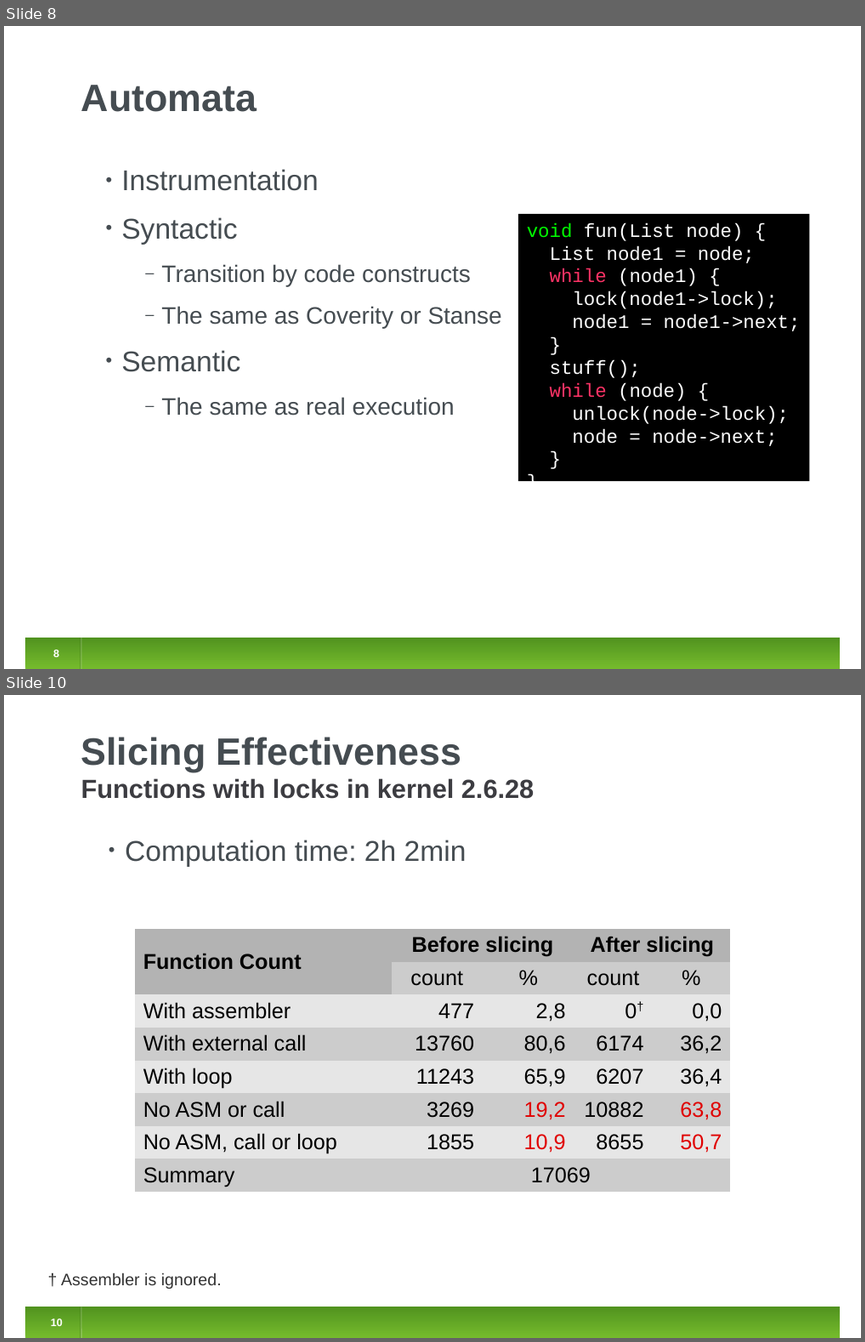
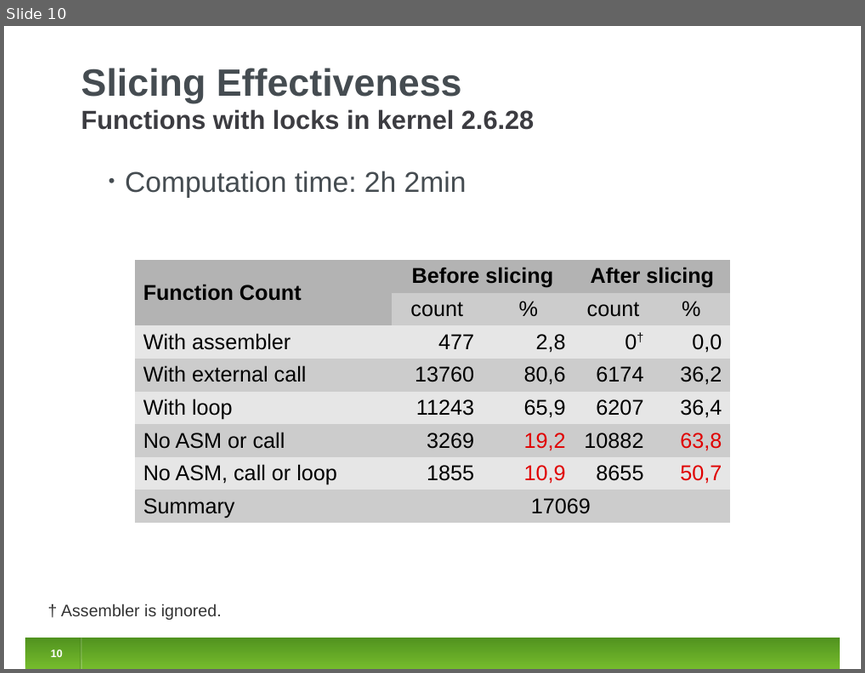
Before and after one commit to jirislaby/writings, a slide deck: presentations/fmics2012.odp. Shown one above the other, each under a label of ours: slides 8 and 10 before the commit, slide 10 after it; the slides between them are not shown. The pictures are 865x1342 and 865x673 pixels, drawn with LibreOffice and Linux fonts; fonts in the diff are those of the drawing. Boxes give left, top, right and bottom in pixels: in the first picture for what was removed or moved away, otherwise in the second. Text is boxed around its words. In the diff, an @@ line names an element or a change of style, - is before the commit and + after.

```diff
--- a/presentations/fmics2012.odp
+++ b/presentations/fmics2012.odp
@@ slide 8 removed at box(4, 26, 861, 669), background #FFFFFF; not listed: 1 template element that a slide beside it also shows @@
@@ title removed at box(81, 85, 257, 112) @@
-Automata
@@ text removed at box(121, 169, 502, 415) @@
-• Instrumentation
-• Syntactic
-  ‒ Transition by code constructs
-  ‒ The same as Coverity or Stanse
-• Semantic
-  ‒ The same as real execution
@@ rectangle removed at box(518, 214, 810, 481) @@
-void fun(List node) {
-List node1 = node;
-while (node1) {
-lock(node1->lock);
-node1 = node1->next;
-}
-stuff();
-while (node) {
-unlock(node->lock);
-node = node->next;
-}
-}
@@ page number removed at box(53, 648, 59, 659) @@
-8
@@ line removed from (80, 638) to (80, 669) @@
@@ line removed from (81, 638) to (81, 669) @@
```
Also in this commit, not shown: 9 slides changed, 8 slides added, 9 other slides removed.
